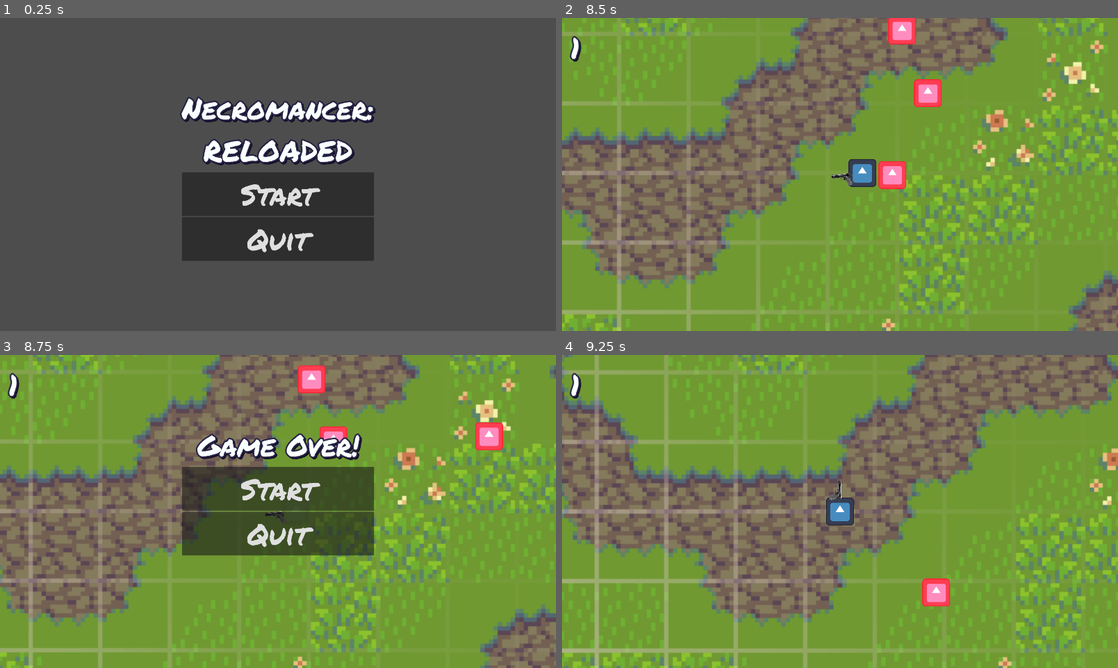
Above: before the commit, frames 1-4 (two rows, left to right).
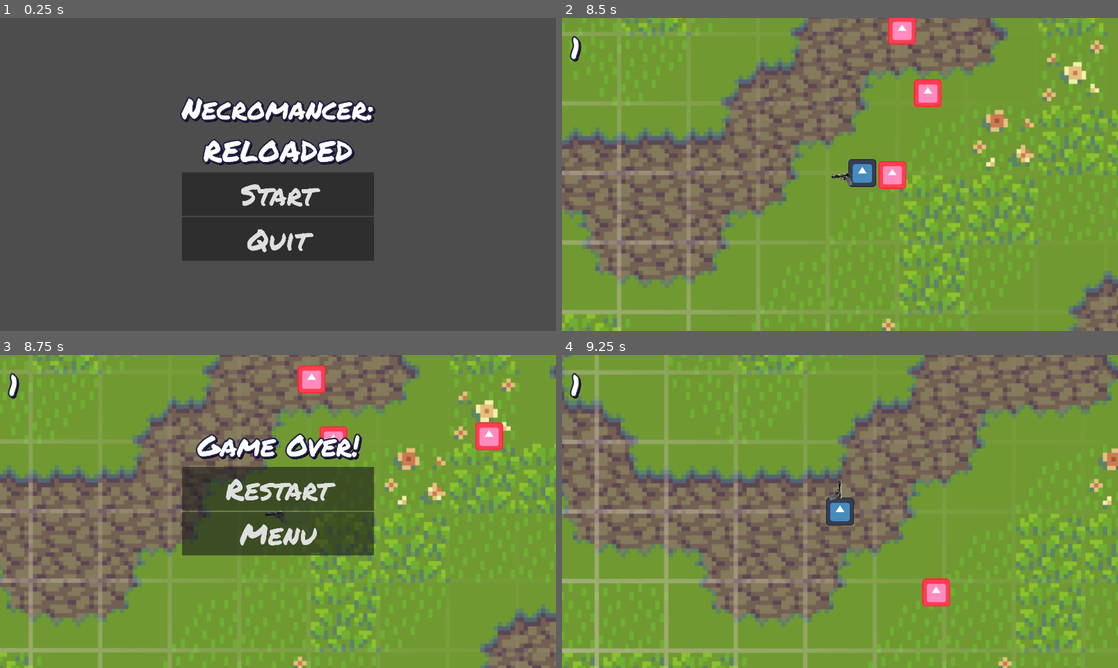
Above: after the commit, the same moments.

Repository: LaneMcMartin/NecromancerReloaded
Game: Godot game, scene res://Scenes/main_menu.tscn
Two runs of this game, one before a commit and one after it. Both use one fixed random seed, a clock stepped at 60 frames per second and the inputs below. The engine's default icon, where the game draws it, is replaced by a stand-in: a white triangle on a blue panel in a dark square. Sound files missing from this copy of the repository are replaced by a short silence.
Inputs (mouse positions are in pixels of both pictures, inside the frame that each line leads up to):
- Up to frame 1 (0.25 s): no input
- Up to frame 2 (8.5 s): click "Start" at 0.5 s; move the mouse to (962, 158) at 1.27 s; press the mouse at (962, 158) at 1.28 s; hold D (Right) 1.28-2.03 s; move the mouse to (728, 190) at 2.02 s; release the mouse at (728, 190) at 2.03 s; hold S (Down) 2.03-2.78 s; tap Space (Space) every 1.5 s from 2.1 to 8.1 s; move the mouse to (895, 105) at 2.77 s; press the mouse at (895, 105) at 2.78 s; hold D (Right) 2.78-3.53 s; move the mouse to (812, 237) at 3.52 s; release the mouse at (812, 237) at 3.53 s; hold W (Up) 3.53-4.28 s; move the mouse to (1006, 221) at 4.27 s; press the mouse at (1006, 221) at 4.28 s; hold A (Left) 4.28-5.78 s; move the mouse to (673, 127) at 5.02 s; release the mouse at (673, 127) at 5.03 s; move the mouse to (867, 174) at 5.77 s; press the mouse at (867, 174) at 5.78 s; hold S (Down) 5.78-6.53 s; move the mouse to (756, 96) at 6.52 s; release the mouse at (756, 96) at 6.53 s; hold D (Right) 6.53-7.28 s; move the mouse to (962, 158) at 7.27 s; press the mouse at (962, 158) at 7.28 s; hold W (Up) 7.28-8.03 s; move the mouse to (728, 190) at 8.02 s; release the mouse at (728, 190) at 8.03 s; hold D (Right) from 8.03 s (still down)
- Up to frame 3 (8.75 s): keep holding D (Right)
- Up to frame 4 (9.25 s): release D (Right) at 8.75 s; click "Start" (after the commit: "Restart") at 8.75 s

Frames 1-2 are identical in both runs. In frame 3, 1.2% of the frame differs, in the area x 40-61%, y 39-62%; in frame 4, nothing differs.

Commit message:
Fixed game over screen bug

Diff:
--- a/Scenes/game_over.gd
+++ b/Scenes/game_over.gd
@@ -15,4 +15,4 @@
 	get_tree().change_scene_to_file("res://Scenes/world.tscn")
 
 func _on_menu_button_down():
-	pass
+	get_tree().change_scene_to_file("res://Scenes/main_menu.tscn")
--- a/Scenes/game_over.tscn
+++ b/Scenes/game_over.tscn
@@ -13,6 +13,7 @@
 script = ExtResource("1_5ttg6")
 
 [node name="VBoxContainer" type="VBoxContainer" parent="."]
+layout_mode = 1
 anchors_preset = 8
 anchor_left = 0.5
 anchor_top = 0.5
@@ -27,22 +28,25 @@
 theme = ExtResource("1_44axy")
 
 [node name="GameOver" type="Label" parent="VBoxContainer"]
+layout_mode = 2
 offset_right = 663.0
 offset_bottom = 146.0
 text = "Game Over!"
 horizontal_alignment = 1
 
 [node name="RestartButton" type="Button" parent="VBoxContainer"]
+layout_mode = 2
 offset_top = 150.0
 offset_right = 663.0
 offset_bottom = 301.0
-text = "Start"
+text = "Restart"
 
 [node name="MenuButton" type="Button" parent="VBoxContainer"]
+layout_mode = 2
 offset_top = 305.0
 offset_right = 663.0
 offset_bottom = 456.0
-text = "Quit"
+text = "Menu"
 
 [node name="BlurLayer" type="CanvasLayer" parent="."]
 layer = -1
--- a/Scenes/player.tscn
+++ b/Scenes/player.tscn
@@ -106,7 +106,7 @@
 "": SubResource("AnimationLibrary_sco3w")
 }
 
-[node name="WeaponManager" type="Node2D" parent="."]
+[node name="WeaponManager" type="Node2D" parent="." groups=["player"]]
 script = ExtResource("4_yrtw0")
 
 [node name="Gun" type="Sprite2D" parent="WeaponManager"]
--- a/Scripts/gamemanager.gd
+++ b/Scripts/gamemanager.gd
@@ -14,6 +14,7 @@
 
 func game_over():
 	game_running = false
+
 	var game_over_overlay = preload("res://Scenes/game_over.tscn")
 	var new_game_over_overlay = game_over_overlay.instantiate()
 	get_tree().get_root().get_node("World/UILayer").add_child(new_game_over_overlay)
